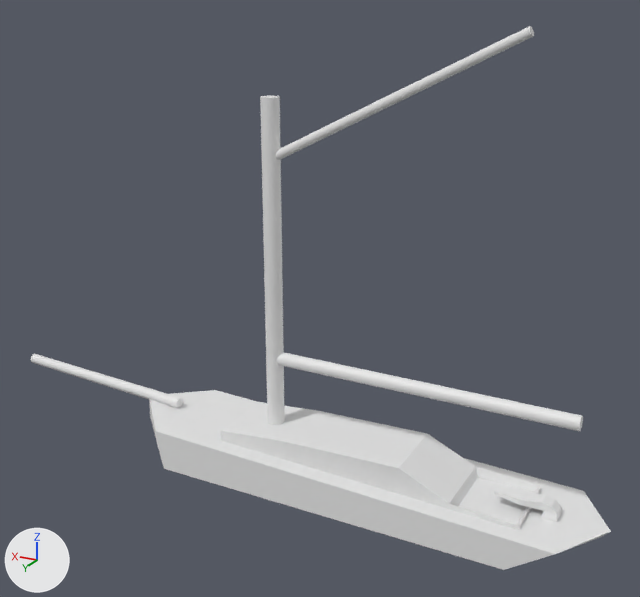
What one commit did to the Blender file planning/sailboat.blend.
The view is the same before and after, from a 50 mm lens placed at (-3.06, 13.97, 9.34), pointed at (4.39, -0.25, 3.54). Lighting does not change. The marker at lower left points along +X, +Y and +Z. The picture after the commit comes second.

Objects in the first picture: 'BOAT', 'boom', 'bowsprit', 'cabin', 'gaff', 'mast', 'tiller'.
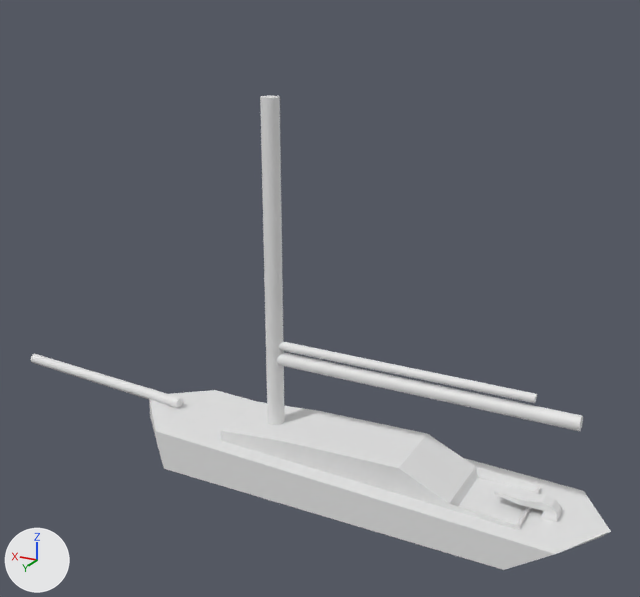
Where the change shows, as pixel boxes [x1, y1, x2, y2] in the pictures (640 x 597 px):
```json
{"object": "gaff", "change": "moved, turned", "before": [276, 26, 534, 160], "after": [279, 341, 537, 403]}
```

Edits to the scene script, one JSON object a line:
```json
{"op": "set", "path": "ob_gaff.location", "old": "(5.25, 0.0, 6.22)", "new": "(5.25, 0.0, 2.51)"}
{"op": "set", "path": "ob_gaff.rotation_euler", "old": "(0.0, -1.175, 0.0)", "new": "(0.0, -1.645, 0.0)", "note": "degrees (0, -67, 0) -> degrees (0, -94, 0)"}
```
